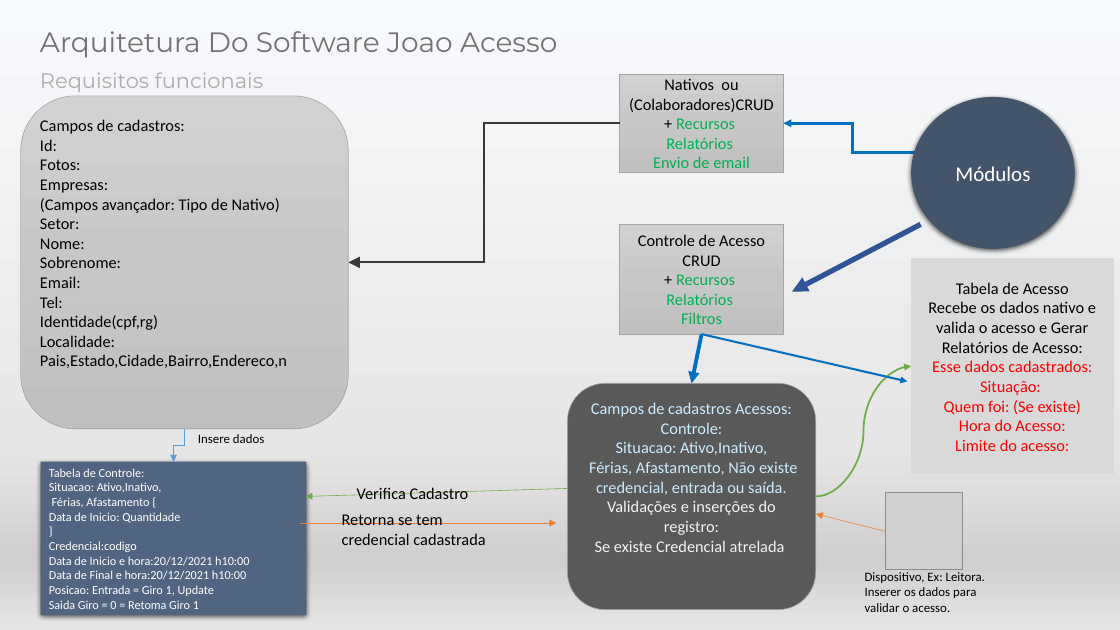
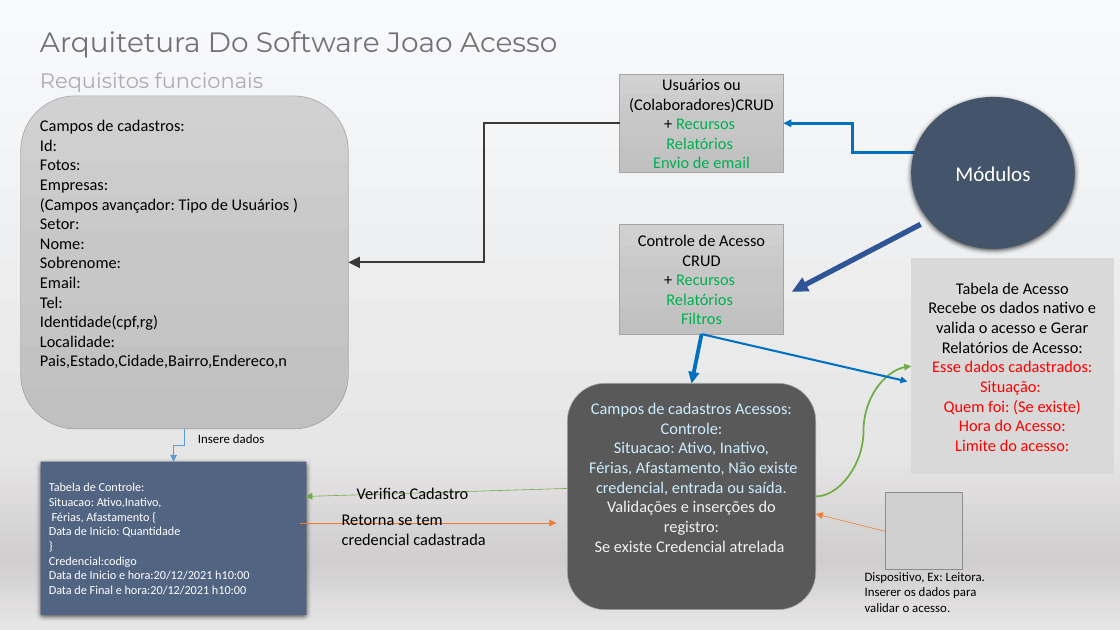
Before and after one commit to JoaoG23/Sistema-Acesso-API, a slide deck: slide 2 of Arquitetura Joao Acesso.pptx. Drawn at 1120x630 pixels with LibreOffice and Linux fonts; fonts in the diff are those of the drawing; grey boxes stand for pictures. Boxes give left, top, right and bottom in pixels: in the first picture for what was removed or moved away, otherwise in the second. Text is boxed around its words. In the diff, an @@ line names an element or a change of style, - is before the commit and + after.

```diff
--- a/Arquitetura Joao Acesso.pptx
+++ b/Arquitetura Joao Acesso.pptx
@@ text in rectangle at (629,79,774,112): text changed @@
-Nativos ou (Colaboradores)CRUD
+Usuários ou (Colaboradores)CRUD
@@ text in rounded rectangle at (40,198,290,213): text changed @@
-(Campos avançador: Tipo de Nativo)
+(Campos avançador: Tipo de Usuários )
@@ text in rounded rectangle at (614,442,769,455): spaces changed @@
-Situacao: Ativo,Inativo,
+Situacao: Ativo, Inativo,
@@ text in rectangle at (49,585,214,609): paragraphs removed @@
-Posicao: Entrada = Giro 1, Update
-Saida Giro = 0 = Retoma Giro 1
```
Also in this commit, not shown: 2 other slides changed, 1 other file.
